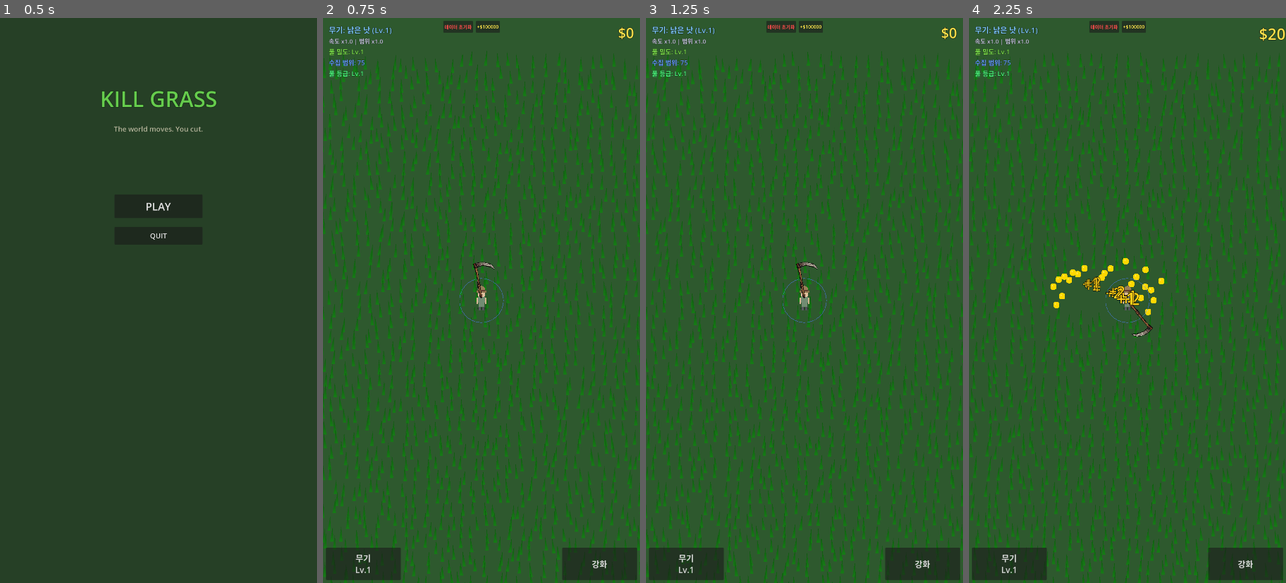
Above: before the commit, frames 1-4 (left to right).
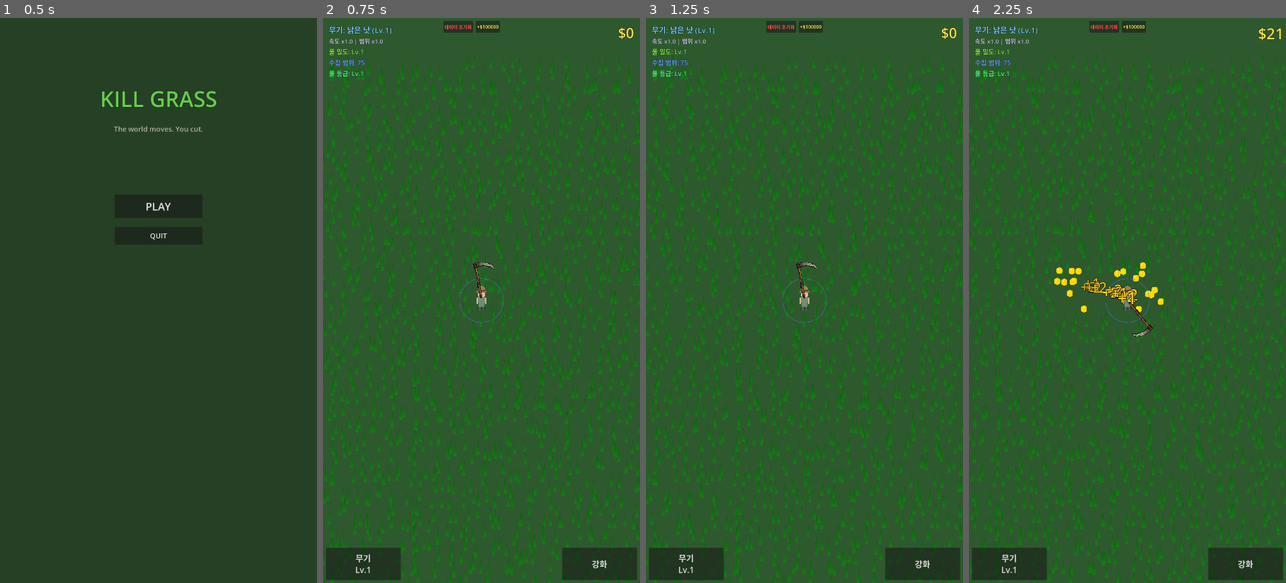
Above: after the commit, the same moments.

Repository: yellyB/game-kill_grass
Game: Godot game, scene res://scenes/ui/main_menu.tscn
Two runs of this game, one before a commit and one after it. Both use one fixed random seed, a clock stepped at 60 frames per second and the inputs below.
Inputs (mouse positions are in pixels of both pictures, inside the frame that each line leads up to):
- Up to frame 1 (0.5 s): no input
- Up to frame 2 (0.75 s): click "PLAY" at 0.5 s
- Up to frame 3 (1.25 s): no input
- Up to frame 4 (2.25 s): move the mouse to (1197, 272) at 1.27 s; hold D (move_right) 1.28-2 s; click (1197, 272) at 1.42 s; drag from (1064, 328) to (1111, 413) at 2.02 s

Frame 1 is identical in both runs. In frame 2, 23% of the frame differs, in the area x 0-100%, y 5-100%; in frame 3, 23%; in frame 4, 23%, in the area x 0-100%, y 1-100%.

Commit message:
Make grass distribution more natural, hide chunk boundaries
- Grass now spawns with larger random offset (-30% to +90% of cell)
- Positions centered in cells before offset applied
- Creates seamless transitions between chunks
- Grid pattern no longer visible

Co-Authored-By: Claude Opus 4.5 <noreply@anthropic.com>

Diff:
--- a/scripts/grass_spawner.gd
+++ b/scripts/grass_spawner.gd
@@ -119,13 +119,15 @@
 	var rng = RandomNumberGenerator.new()
 	rng.seed = hash(chunk_coord)
 
-	# Grid-based spawning - O(1) per grass, no spacing checks!
+	# Grid-based spawning with randomized positions for natural look
 	var cells_per_side = int(chunk_size / cell_size)
 	for gx in cells_per_side:
 		for gy in cells_per_side:
-			# Small random offset within cell
-			var world_x = chunk_origin.x + gx * cell_size + rng.randf_range(0, cell_size * 0.7)
-			var world_y = chunk_origin.y + gy * cell_size + rng.randf_range(0, cell_size * 0.7)
+			# Random offset that can extend beyond cell boundaries for seamless transitions
+			var offset_x = rng.randf_range(-cell_size * 0.3, cell_size * 0.9)
+			var offset_y = rng.randf_range(-cell_size * 0.3, cell_size * 0.9)
+			var world_x = chunk_origin.x + gx * cell_size + cell_size * 0.5 + offset_x
+			var world_y = chunk_origin.y + gy * cell_size + cell_size * 0.5 + offset_y
 			var grid_pos = Vector2i(int(world_x), int(world_y))
 
 			if not grass_data.has(grid_pos):
